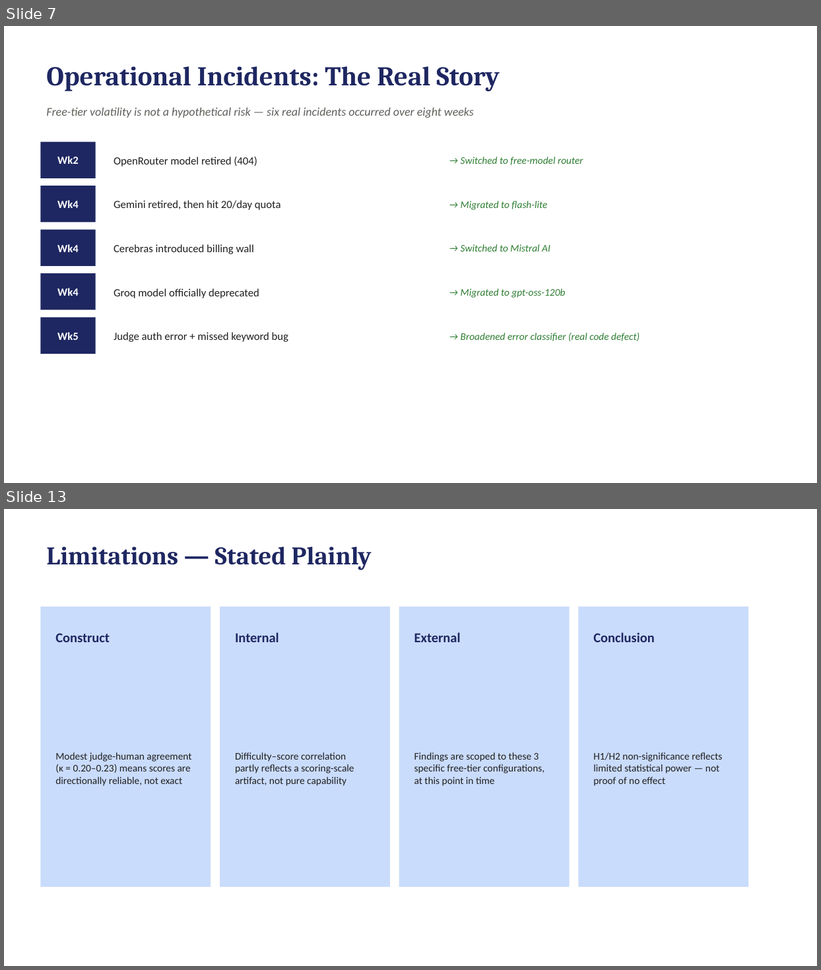
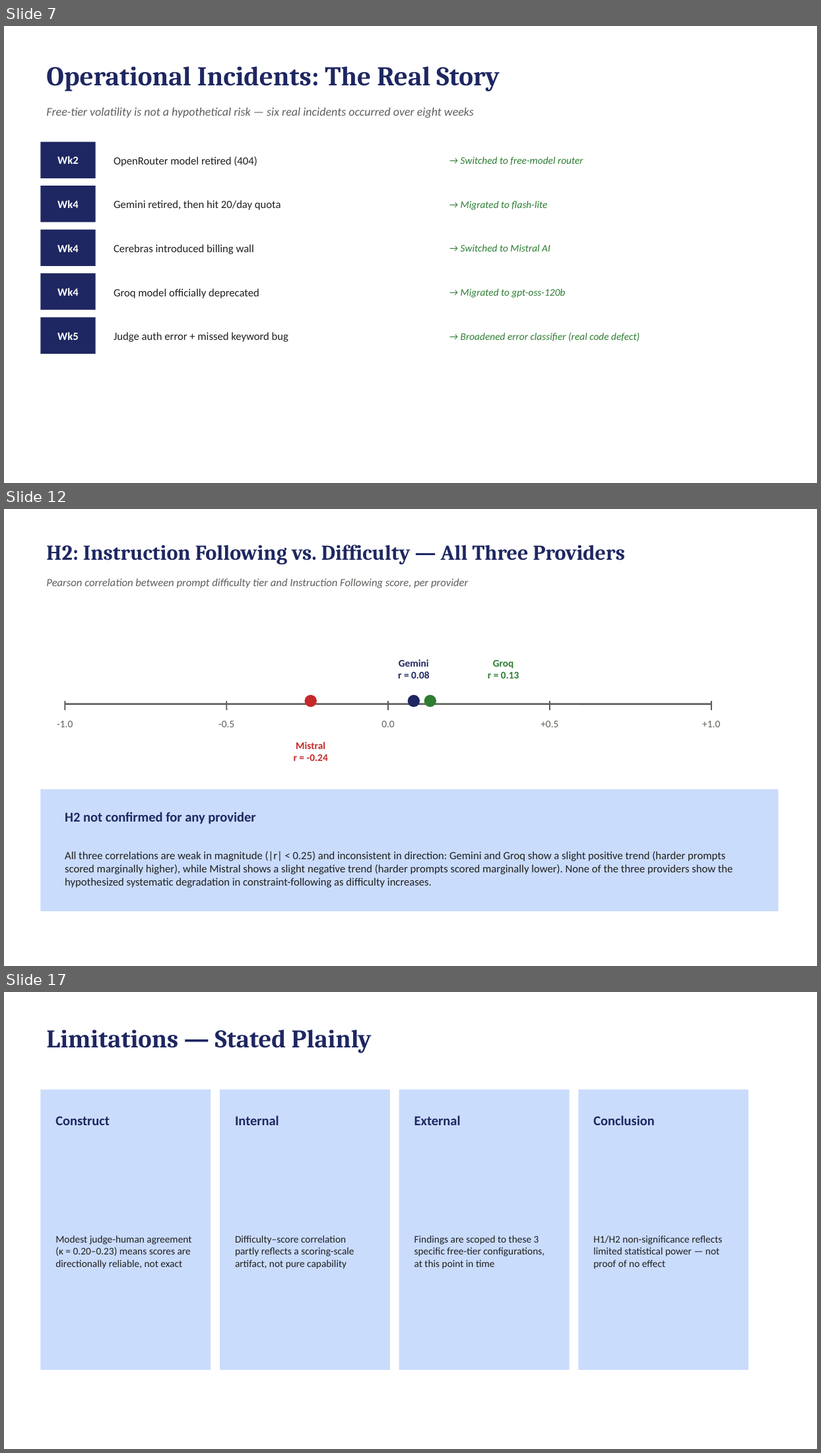
Before and after one commit to jazibasad/LLM-Benchmarking-Framework, a slide deck: 06_Final_Report/Final_Presentation.pptx. Shown one above the other, each under a label of ours: slides 7 and 13 before the commit, slides 7, 12 and 17 after it; the slides between them are not shown. The pictures are 821x970 and 821x1453 pixels, drawn with LibreOffice and Linux fonts; fonts in the diff are those of the drawing. Boxes give left, top, right and bottom in pixels: in the first picture for what was removed or moved away, otherwise in the second. Text is boxed around its words. In the diff, an @@ line names an element or a change of style, - is before the commit and + after.

```diff
--- a/06_Final_Report/Final_Presentation.pptx
+++ b/06_Final_Report/Final_Presentation.pptx
@@ slide 12 added at box(4, 509, 817, 966), background #FFFFFF @@
@@ text added at box(46, 545, 625, 564), 25 pt, text #1E2761, bold @@
+H2: Instruction Following vs. Difficulty — All Three Providers
@@ text added at box(46, 578, 468, 588), 13 pt, text #5F5E5A, italic @@
+Pearson correlation between prompt difficulty tier and Instruction Following score, per provider
@@ text added at box(398, 659, 429, 679), 12 pt, text #1E2761, bold @@
+Gemini
+r = 0.08
@@ text added at box(488, 660, 519, 679), 12 pt, text #2E7D32, bold @@
+Groq
+r = 0.13
@@ line added from (65, 704) to (712, 704), #5F5E5A 2 pt @@
@@ line added from (65, 701) to (65, 710), #5F5E5A 1.5 pt @@
@@ line added from (226, 701) to (226, 710), #5F5E5A 1.5 pt @@
@@ ellipse added at box(305, 695, 317, 707), fill #C62828 @@
@@ line added from (388, 701) to (388, 710), #5F5E5A 1.5 pt @@
@@ ellipse added at box(408, 695, 420, 707), fill #1E2761 @@
@@ ellipse added at box(424, 695, 436, 707), fill #2E7D32 @@
@@ line added from (550, 701) to (550, 710), #5F5E5A 1.5 pt @@
@@ line added from (712, 701) to (712, 710), #5F5E5A 1.5 pt @@
@@ text added at box(57, 721, 73, 727), 12 pt, text #5F5E5A @@
+-1.0
@@ text added at box(218, 721, 234, 727), 12 pt, text #5F5E5A @@
+-0.5
@@ text added at box(382, 721, 394, 727), 12 pt, text #5F5E5A @@
+0.0
@@ text added at box(541, 721, 558, 727), 12 pt, text #5F5E5A @@
++0.5
@@ text added at box(702, 721, 720, 727), 12 pt, text #5F5E5A @@
++1.0
@@ text added at box(294, 742, 328, 761), 12 pt, text #C62828, bold @@
+Mistral
+r = -0.24
@@ rectangle added at box(40, 789, 779, 912), fill #CADCFC @@
@@ text added at box(65, 812, 255, 824), 16 pt, text #1E2761, bold @@
+H2 not confirmed for any provider
@@ text added at box(65, 852, 733, 888), 13 pt, text #1F1F1F @@
+All three correlations are weak in magnitude (|r| < 0.25) and inconsistent in direction: Gemini and Groq show a slight positive trend (harder prompts scored marginally higher), while Mistral shows a slight negative trend (harder prompts scored marginally lower). None of the three providers show the hypothesized systematic degradation in constraint-following as difficulty increases.
@@ what was slide 13 is now slide 17 @@
```
Also in this commit, not shown: 5 slides changed, 3 other slides added, 3 other files.
